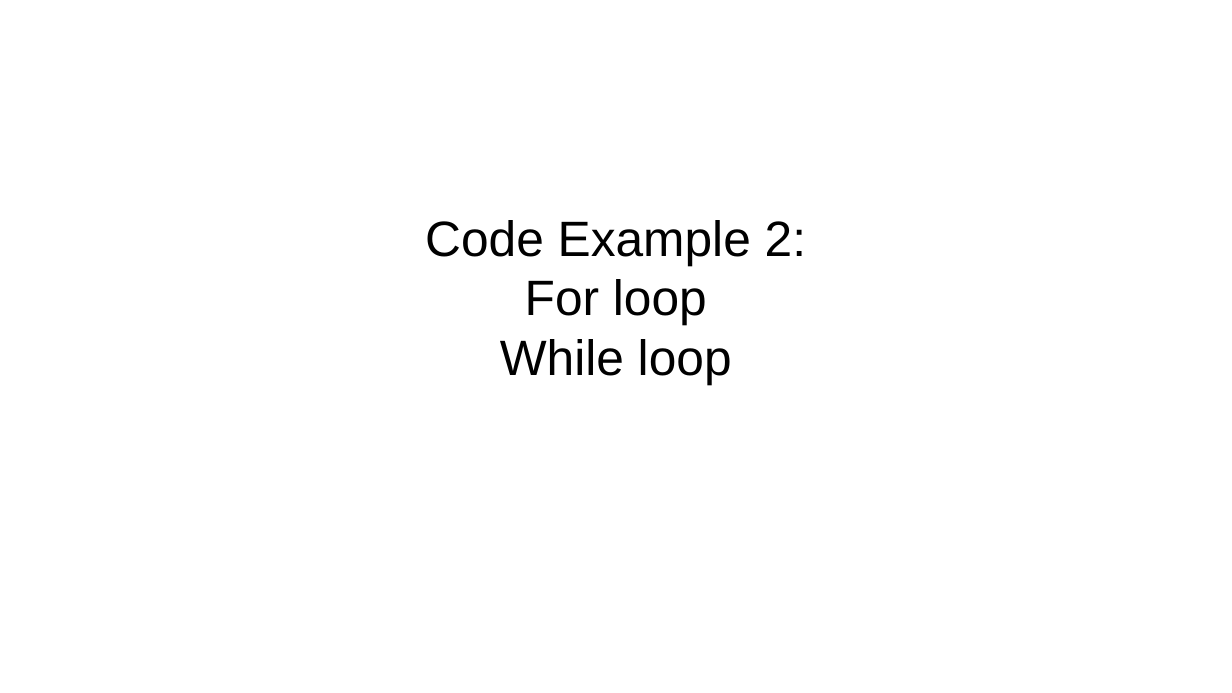
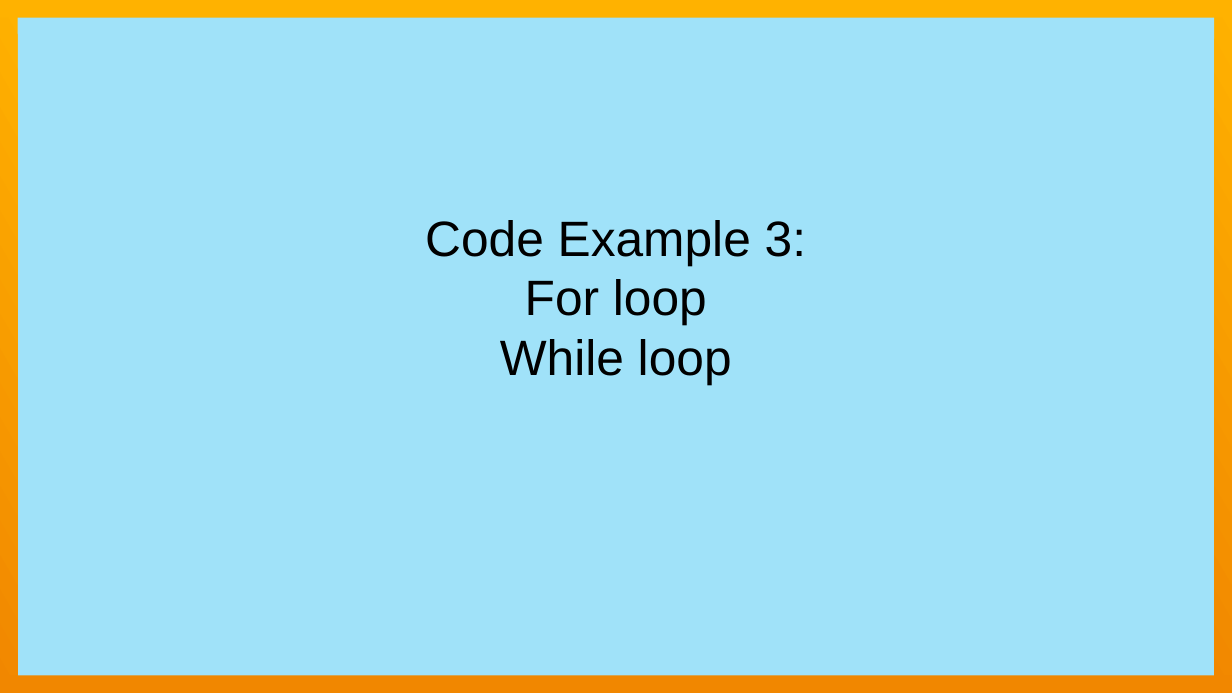
Before and after one commit to JayBee12/ITBadgePDT22021, a slide deck: slide 6 of Presentation.odp. Drawn at 1232x693 pixels with LibreOffice and Linux fonts; fonts in the diff are those of the drawing. Boxes give left, top, right and bottom in pixels: in the first picture for what was removed or moved away, otherwise in the second. Text is boxed around its words. In the diff, an @@ line names an element or a change of style, - is before the commit and + after.

```diff
--- a/Presentation.odp
+++ b/Presentation.odp
@@ rectangle added at (x1=0, y1=0, x2=1232, y2=693), fill #43C7F4 at 50% opacity @@
@@ rectangle added at (x1=0, y1=0, x2=18, y2=693), fill gradient #FFB200 to #F18700 @@
@@ rectangle added at (x1=0, y1=0, x2=1232, y2=18), fill #FFB200 @@
@@ rectangle added at (x1=1215, y1=0, x2=1232, y2=693), fill gradient #FFB200 to #F18700 @@
@@ subtitle at (x1=425, y1=220, x2=806, y2=265): text changed @@
-Code Example 2:
+Code Example 3:
@@ rectangle added at (x1=0, y1=675, x2=1232, y2=693), fill #F18700 @@
```
Also in this commit, not shown: 5 other slides changed, 3 slides added, 1 slide removed, 1 other file.
